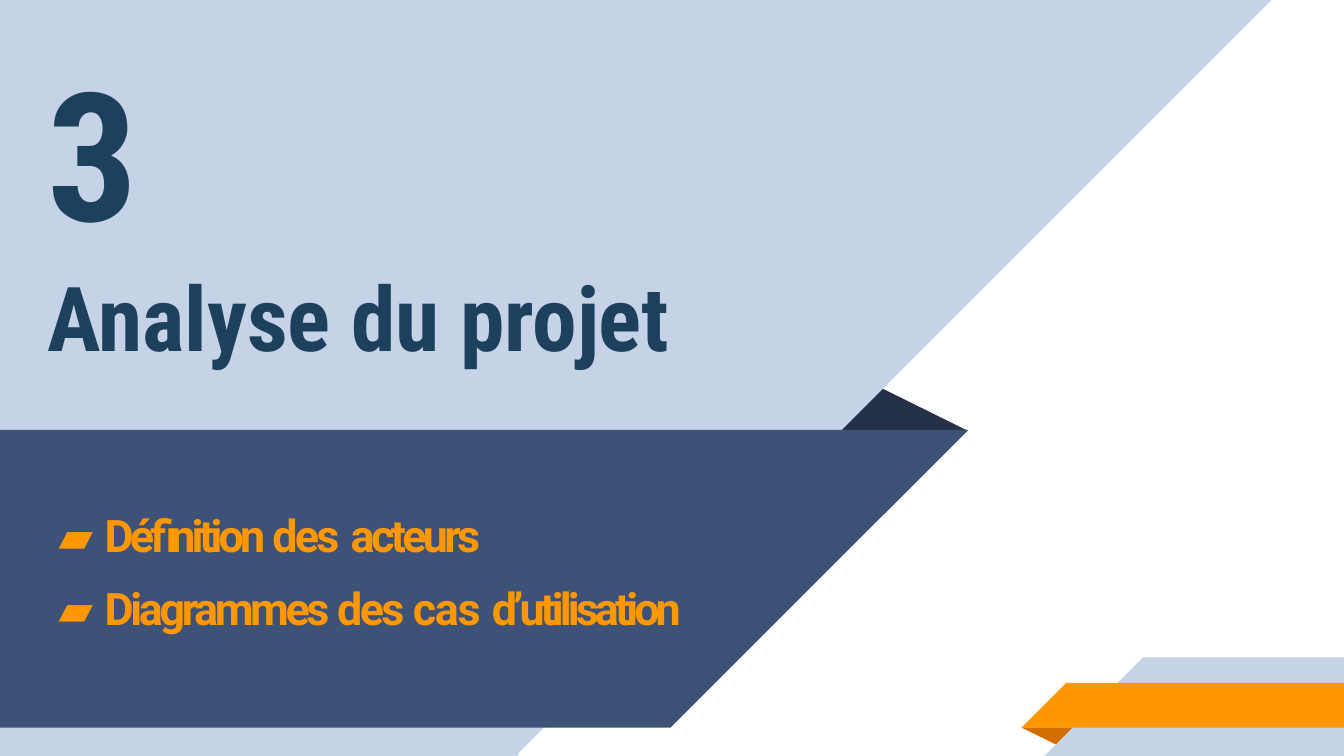
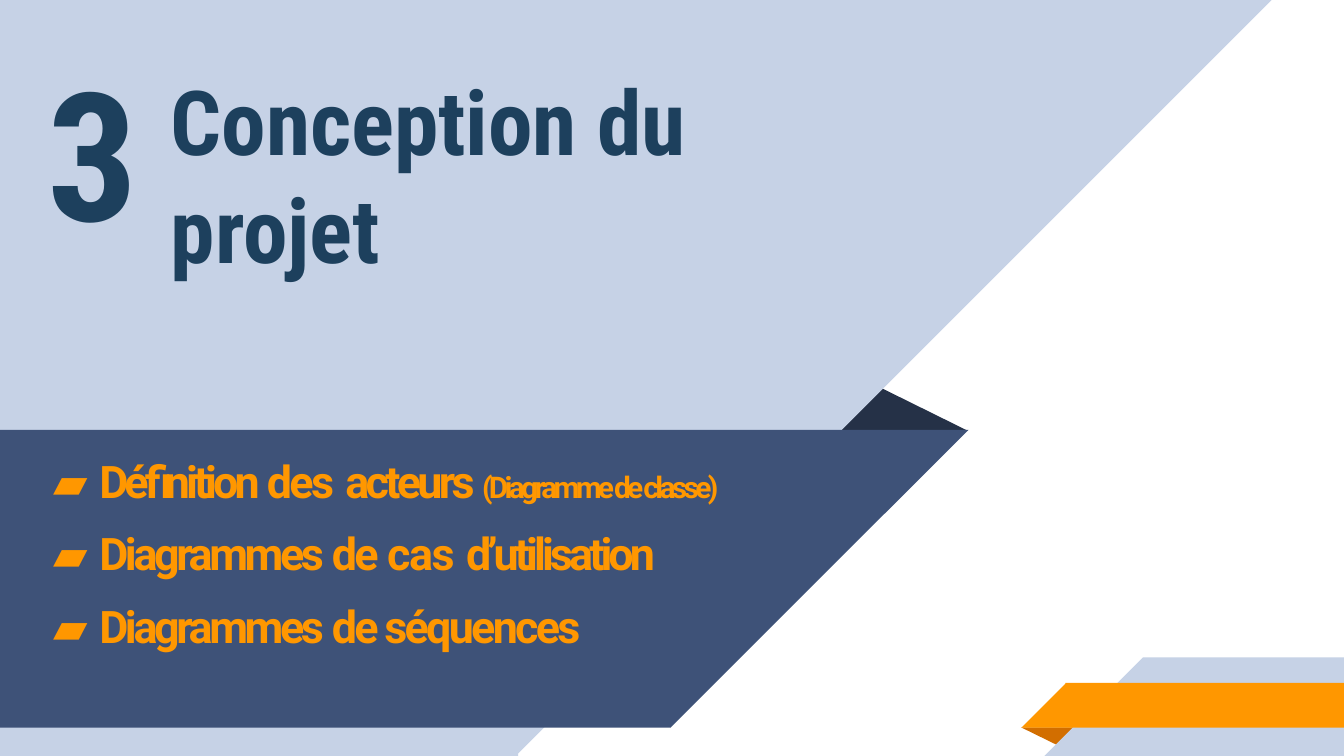
Before and after one commit to hosnidotech123/dashboard_pfe, a slide deck: slide 16 of stage pfe.pptx (slide 18 before the commit). Drawn at 1344x756 pixels with LibreOffice and Linux fonts; fonts in the diff are those of the drawing. Boxes give left, top, right and bottom in pixels: in the first picture for what was removed or moved away, otherwise in the second. Text is boxed around its words. In the diff, an @@ line names an element or a change of style, - is before the commit and + after.

```diff
--- a/stage pfe.pptx
+++ b/stage pfe.pptx
@@ text at bbox=[171, 88, 685, 282]: text changed @@
-Analyse du projet
+Conception du projet
@@ text at bbox=[99, 464, 718, 653]: text changed @@
-▰ Définition des acteurs
-▰ Diagrammes des cas d’utilisation
+▰ Définition des acteurs (Diagramme de classe)
+▰ Diagrammes de cas d’utilisation
+▰ Diagrammes de séquences
```
Also in this commit, not shown: 18 other slides changed, 7 slides added, 11 slides removed, 4 other files.
